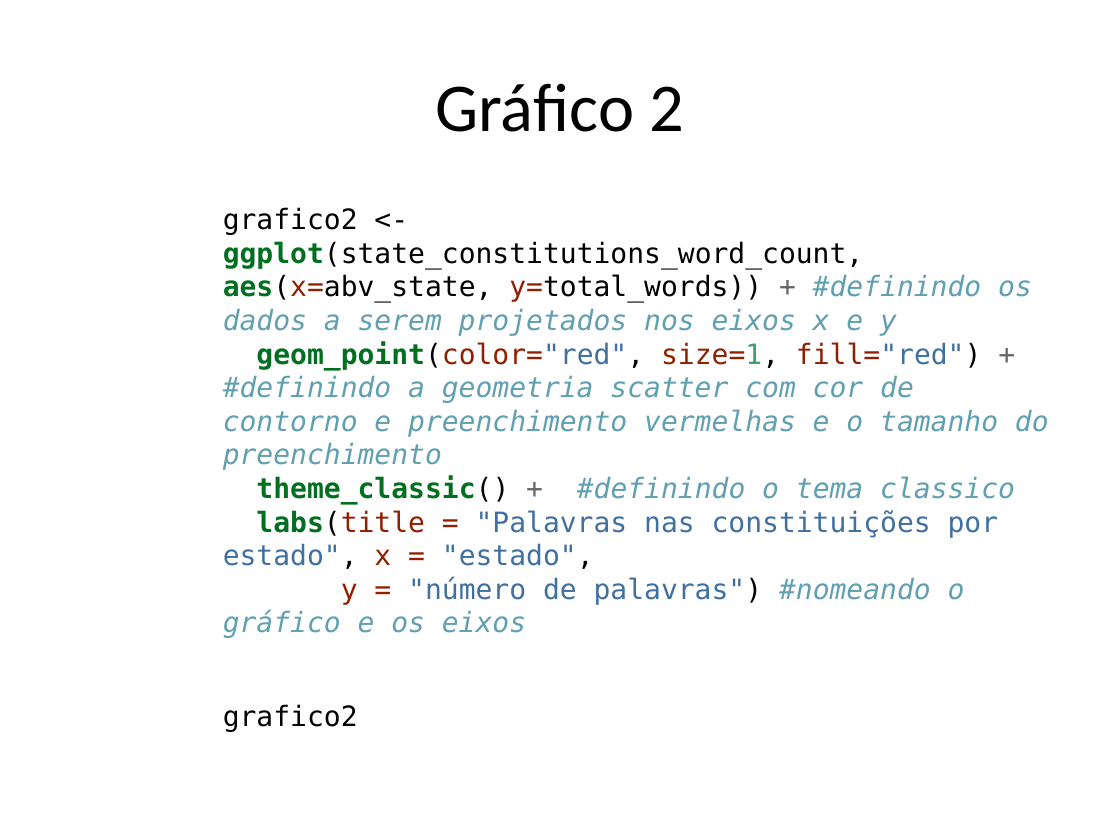
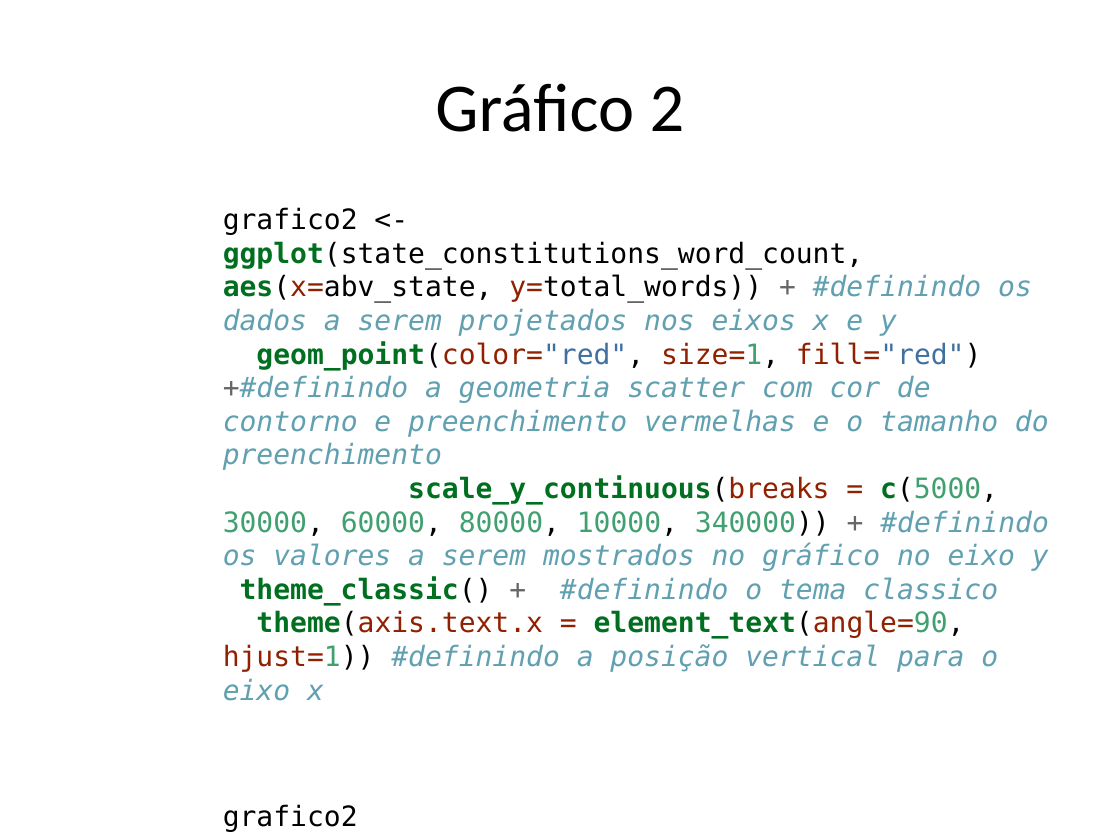
Before and after one commit to bmlmp/lista3_metodos, a slide deck: slide 18 of lista_3_apresentacao.pptx. Drawn at 1120x840 pixels with LibreOffice and Linux fonts; fonts in the diff are those of the drawing. Boxes give left, top, right and bottom in pixels: in the first picture for what was removed or moved away, otherwise in the second. Text is boxed around its words. In the diff, an @@ line names an element or a change of style, - is before the commit and + after.

Commit message:
Adicao de novos arquivos

```diff
--- a/lista_3_apresentacao.pptx
+++ b/lista_3_apresentacao.pptx
@@ text at bbox=[223, 207, 1049, 701]: text changed @@
-grafico2 <- ggplot(state_constitutions_word_count, aes(x=abv_state, y=total_words)) + #definindo os dados a serem projetados nos eixos x e y
-geom_point(color="red", size=1, fill="red") + #definindo a geometria scatter com cor de contorno e preenchimento vermelhas e o tamanho do preenchimento
-theme_classic() + #definindo o tema classico
-labs(title = "Palavras nas constituições por estado", x = "estado",
-y = "número de palavras") #nomeando o gráfico e os eixos
-grafico2
+grafico2 <- ggplot(state_constitutions_word_count, aes(x=abv_state, y=total_words)) + #definindo os dados a serem projetados nos eixos x e y
+geom_point(color="red", size=1, fill="red") +#definindo a geometria scatter com cor de contorno e preenchimento vermelhas e o tamanho do preenchimento
+scale_y_continuous(breaks = c(5000, 30000, 60000, 80000, 10000, 340000)) + #definindo os valores a serem mostrados no gráfico no eixo y
+theme_classic() + #definindo o tema classico
+theme(axis.text.x = element_text(angle=90, hjust=1)) #definindo a posição vertical para o eixo x
+grafico2
```
